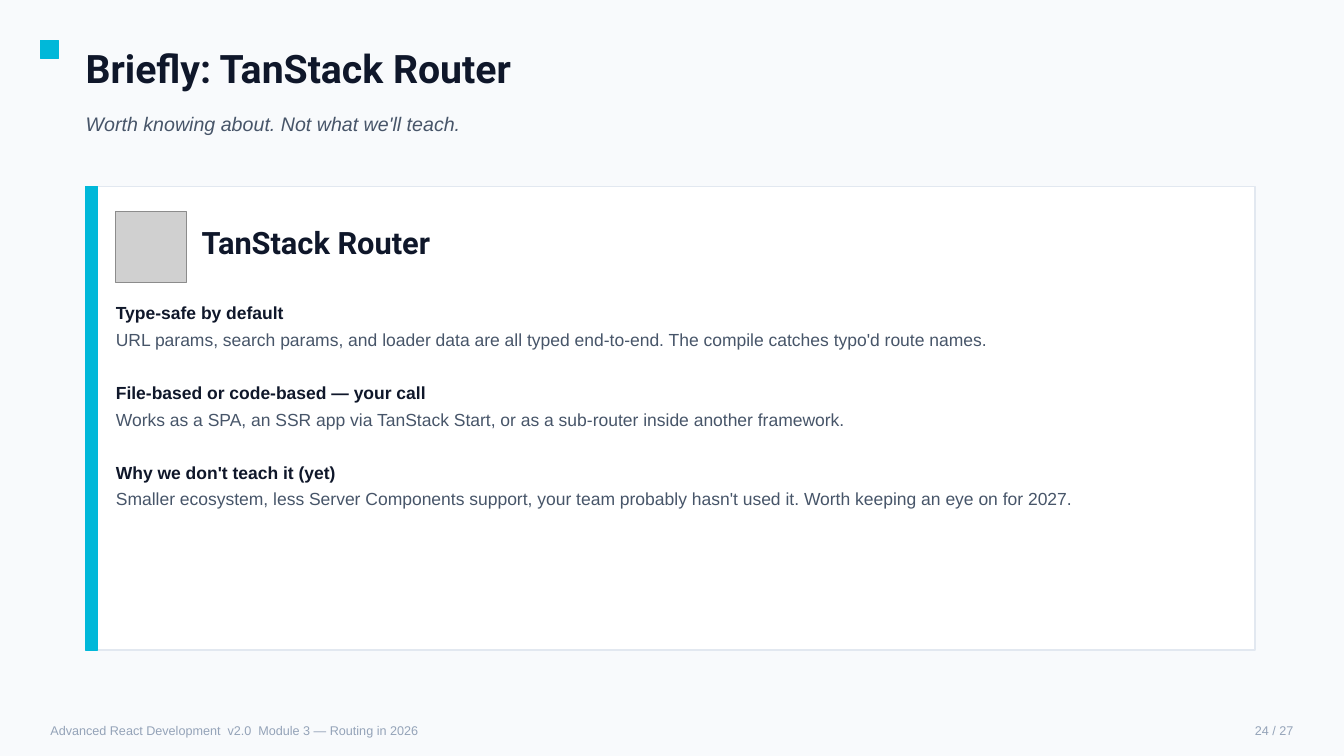
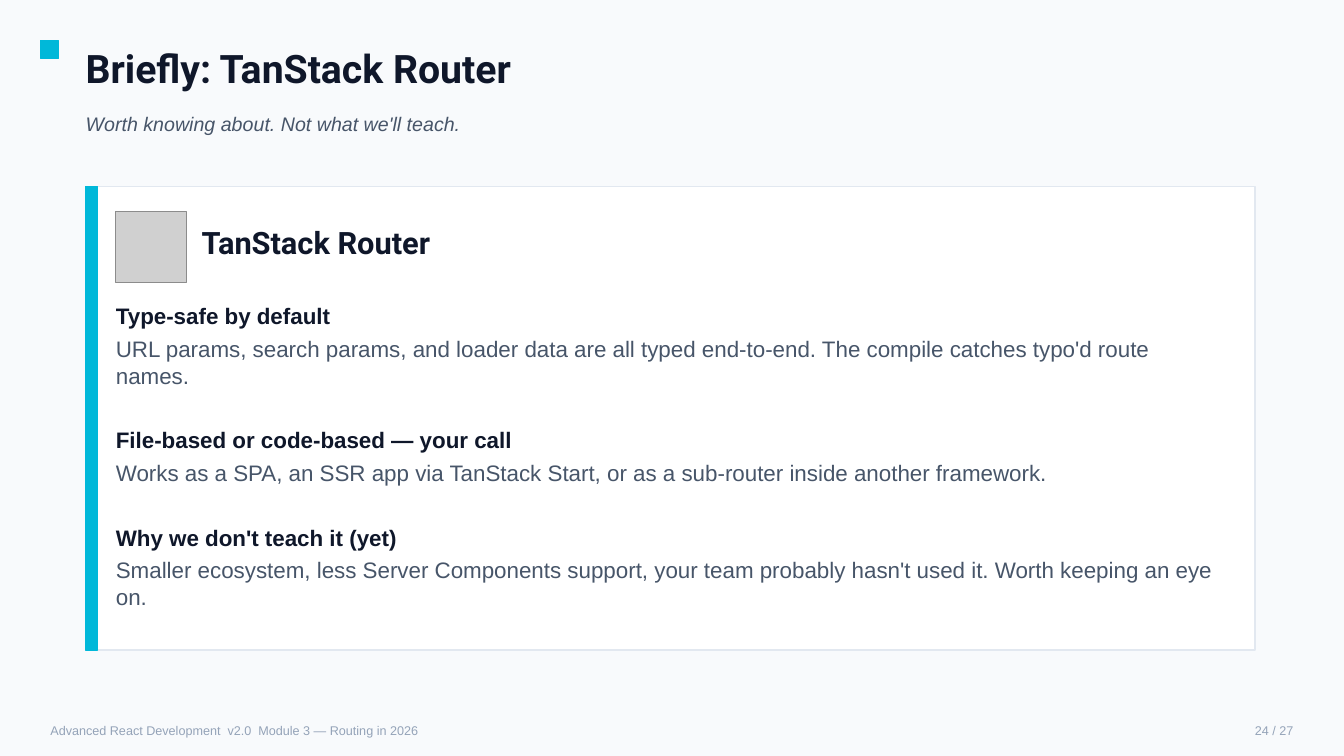
Before and after one commit to chrisminnick/advanced-react-19, a slide deck: slide 88 of instructor/advanced_react_v2.pptx. Drawn at 1344x756 pixels with LibreOffice and Linux fonts; fonts in the diff are those of the drawing; grey boxes stand for pictures. Boxes give left, top, right and bottom in pixels: in the first picture for what was removed or moved away, otherwise in the second. Text is boxed around its words. In the diff, an @@ line names an element or a change of style, - is before the commit and + after.

Commit message:
edits to presentation

```diff
--- a/instructor/advanced_react_v2.pptx
+++ b/instructor/advanced_react_v2.pptx
@@ text at bbox=[116, 307, 1149, 551]: size 12.5 to 16 pt in "Type-safe by default", "URL params, search params, and loader data ...", "File-based or code-based — your call", "Works as a SPA, an SSR app ..." and 1 more places @@
@@ text at bbox=[116, 561, 1212, 605]: text changed; size 12.5 to 16 pt @@
-Smaller ecosystem, less Server Components support, your team probably hasn't used it. Worth keeping an eye on for 2027.
+Smaller ecosystem, less Server Components support, your team probably hasn't used it. Worth keeping an eye on.
```
Also in this commit, not shown: 72 other slides changed, 6 other files.
